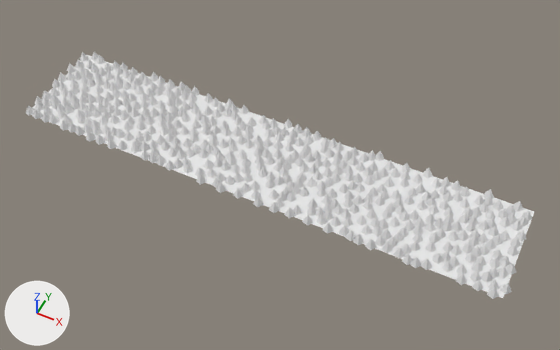
What one commit did to the FBX model Visuals/Models/floor mockup.fbx.
Before and after are seen from a camera (50 mm lens) standing at (465.0, -871.0, 1010.0) and looking at (35.0, -12.0, -64.0). Arrows for +X, +Y and +Z are at lower left; the lights stay in place. Where no turn or scale is listed for an object, it has been applied to the vertices.
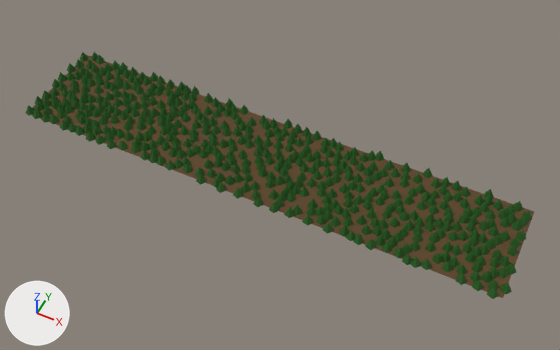
Commit message: floor model update

Where the newer file only moved an object's origin or applied its transform, the numbers keep the older frame.

Edits to the bpy script that builds the scene:
```text
Add mat_floor:
    mat_floor = principled_material('Floor')
    mat_floor.base_color = (0.109, 0.0559, 0.0173)  # brown #5d4324
    mat_floor.roughness = 0.891
Add mat_trees:
    mat_trees = principled_material('Trees')
    mat_trees.base_color = (0.0164, 0.114, 0.00946)  # dark green #235f19
    mat_trees.roughness = 0.714
Change me_plane_001:
    where me_plane_001.from_pydata(...)  # 2896 vertices, 2893 faces; spans x -486.0..488.0, y -109.0..109.0, z 0.0..19.0
    used by ob_plane; location = (0.0, 0.0, -51.0)
    me_plane_001 part 1: 2892 of the faces centred in x -484.0..482.0, y -105.0..105.0, z 0.0..6.0 switch from no material to mat_trees (dark green #235f19)
    me_plane_001 part 2: the 1 face centred in x 0.0, y 0.0, z 0.0 switches from no material to mat_floor (brown #5d4324)
    add me_plane_001.materials.append(mat_floor)  # brown #5d4324
```

Boxes [x1, y1, x2, y2] around the edits, measured in the pictures (560 x 350 px):
part 1 of me_plane_001, recoloured (grey to green): [26, 52, 532, 299] in both
part 2 of me_plane_001, recoloured (white to brown): [32, 55, 534, 298] in both
